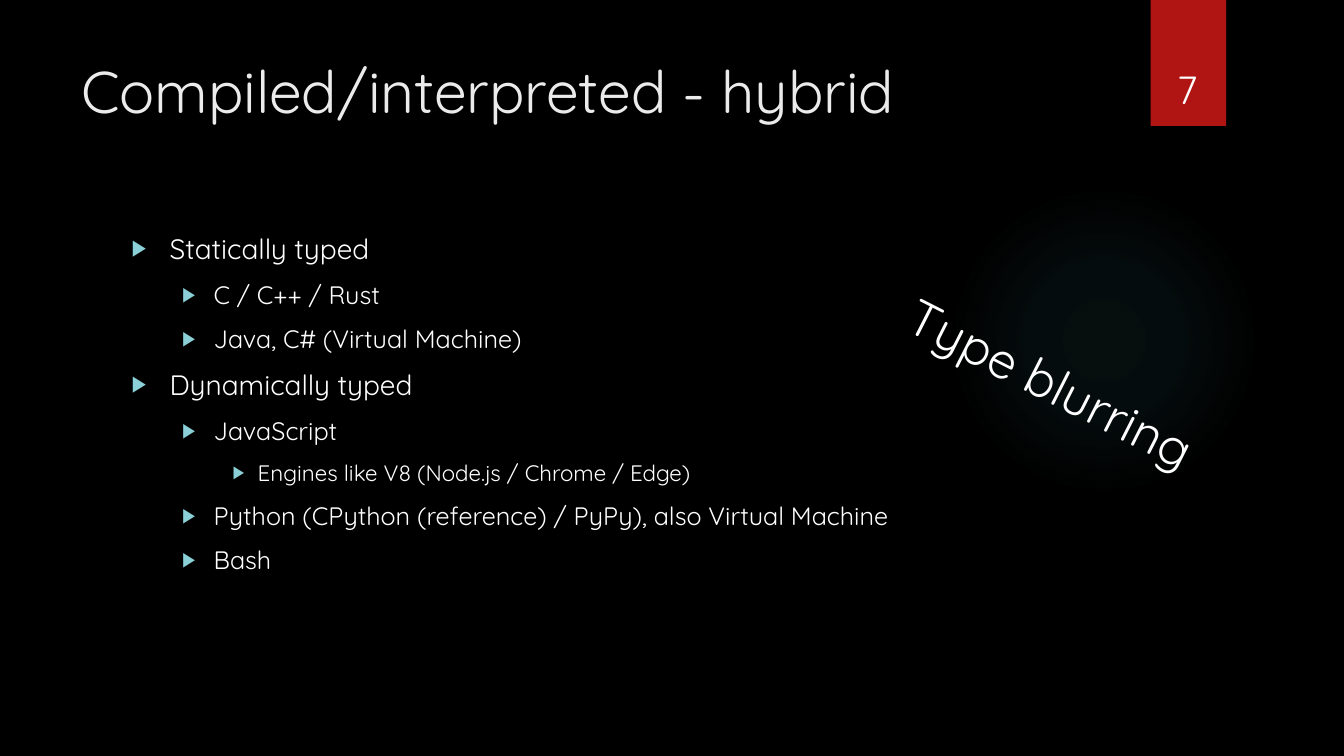
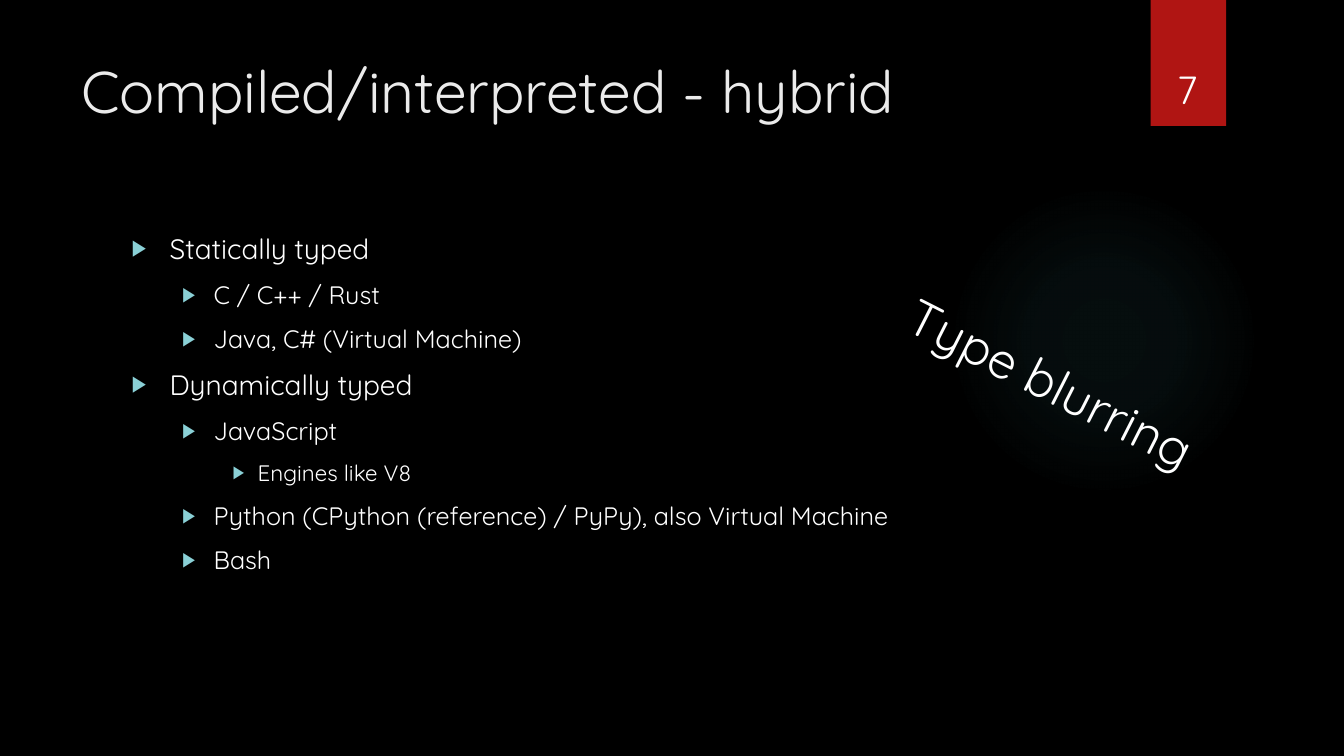
Before and after one commit to sebivenlo/esd-2024-jit-compiler, a slide deck: slide 7 of documents/presentation/presentation jit compiler.pptx. Drawn at 1344x756 pixels with LibreOffice and Linux fonts; fonts in the diff are those of the drawing; background and template pictures are left out. Boxes give left, top, right and bottom in pixels: in the first picture for what was removed or moved away, otherwise in the second. Text is boxed around its words. In the diff, an @@ line names an element or a change of style, - is before the commit and + after.

```diff
--- a/documents/presentation/presentation jit compiler.pptx
+++ b/documents/presentation/presentation jit compiler.pptx
@@ text at (258, 464, 412, 486): text changed @@
-    ▶ Engines like V8 (Node.js / Chrome / Edge)
+    ▶ Engines like V8
```
Also in this commit, not shown: 4 other slides changed.
